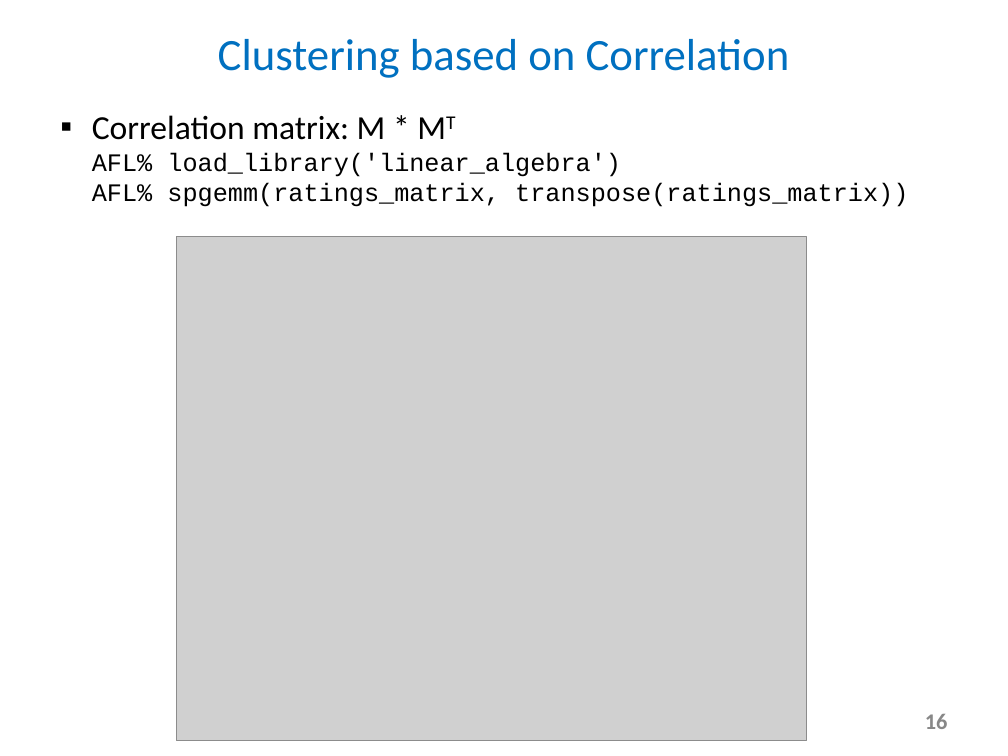
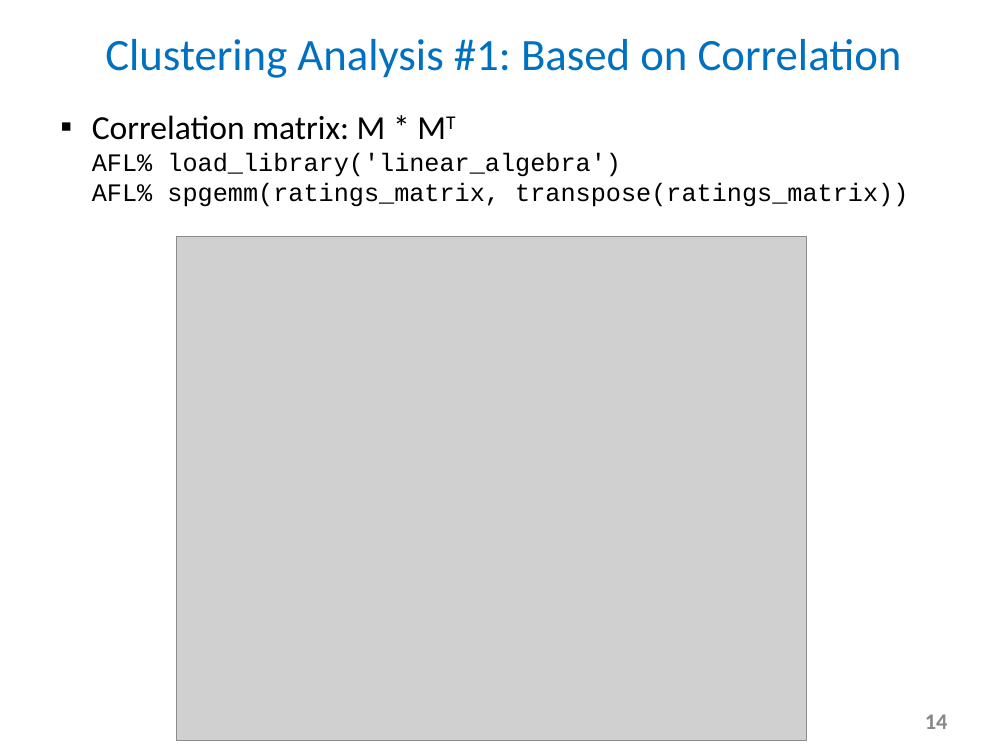
Before and after one commit to lchiaying/SciDB-project, a slide deck: slide 14 of FinalProjectSlides and YouTubeTitlePage_e63_2017.pptx (slide 16 before the commit). Drawn at 1008x756 pixels with LibreOffice and Linux fonts; fonts in the diff are those of the drawing; grey boxes stand for pictures. Boxes give left, top, right and bottom in pixels: in the first picture for what was removed or moved away, otherwise in the second. Text is boxed around its words. In the diff, an @@ line names an element or a change of style, - is before the commit and + after.

```diff
--- a/FinalProjectSlides and YouTubeTitlePage_e63_2017.pptx
+++ b/FinalProjectSlides and YouTubeTitlePage_e63_2017.pptx
@@ text at (105, 39, 902, 78): text changed @@
-Clustering based on Correlation
+Clustering Analysis #1: Based on Correlation
@@ page number at (925, 714, 948, 729): text changed @@
-16
+14
```
Also in this commit, not shown: 6 other slides changed, 1 slide added, 1 slide removed, 13 other files.
